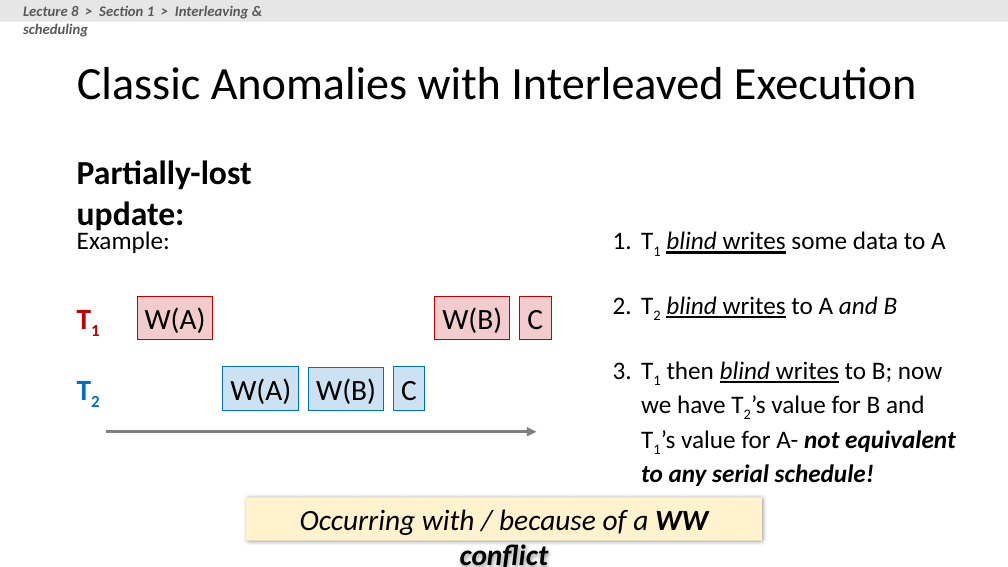
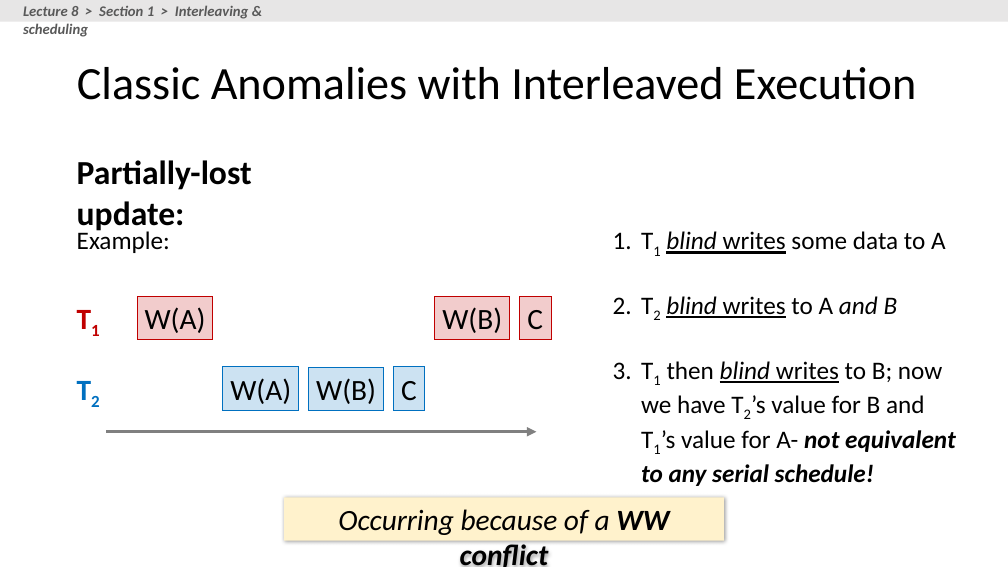
Before and after one commit to HazyResearch/cs145-notebooks-2016, a slide deck: slide 81 of lecture-7-8/Lectures_7_8_TXNs.pptx (slide 79 before the commit). Drawn at 1008x567 pixels with LibreOffice and Linux fonts; fonts in the diff are those of the drawing. Boxes give left, top, right and bottom in pixels: in the first picture for what was removed or moved away, otherwise in the second. Text is boxed around its words. In the diff, an @@ line names an element or a change of style, - is before the commit and + after.

```diff
--- a/lecture-7-8/Lectures_7_8_TXNs.pptx
+++ b/lecture-7-8/Lectures_7_8_TXNs.pptx
@@ rectangle "Occurring because of a WW ...": place and size @@
-rectangle "Occurring because of a WW ..." at bbox=[246, 498, 762, 541]
+rectangle "Occurring because of a WW ..." at bbox=[284, 498, 724, 541]
@@ text in rectangle at bbox=[338, 509, 669, 567]: text changed @@
-Occurring with / because of a WW conflict
+Occurring because of a WW conflict
```
Also in this commit, not shown: 8 other slides changed, 2 slides added, 4 other files.
